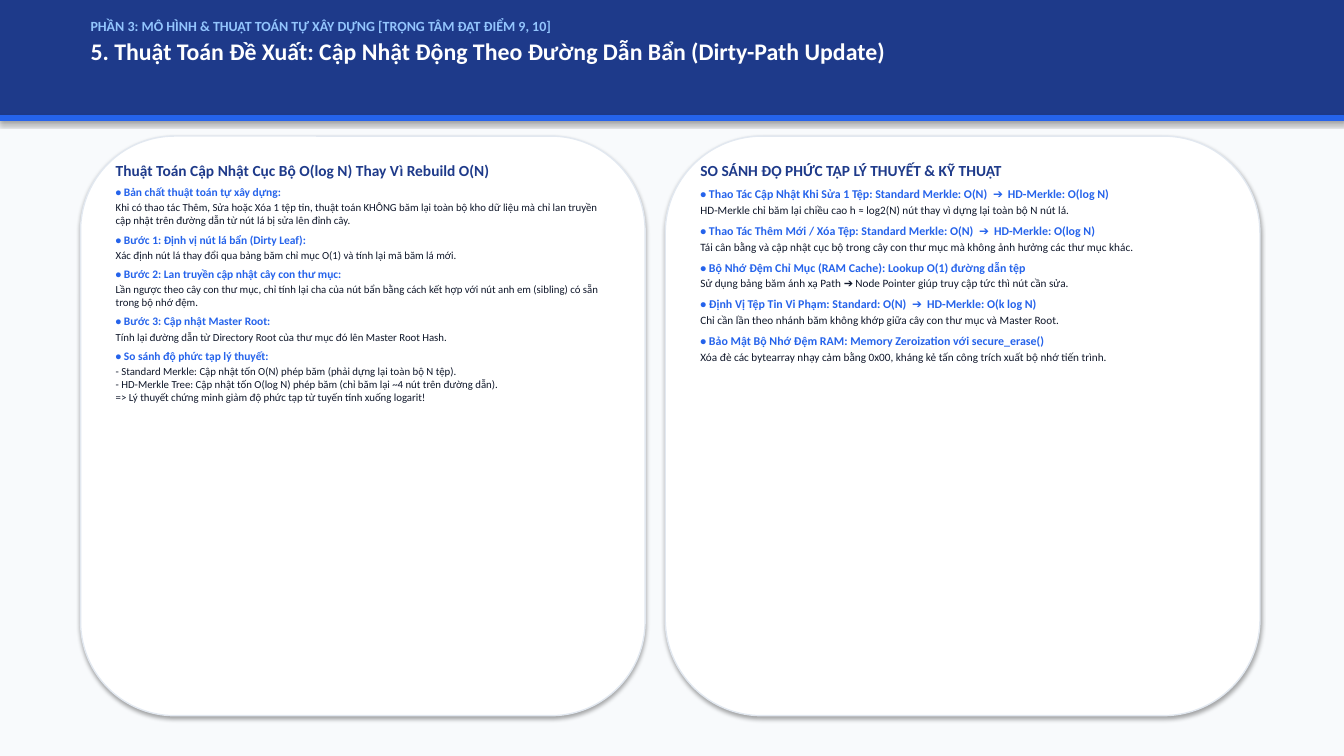
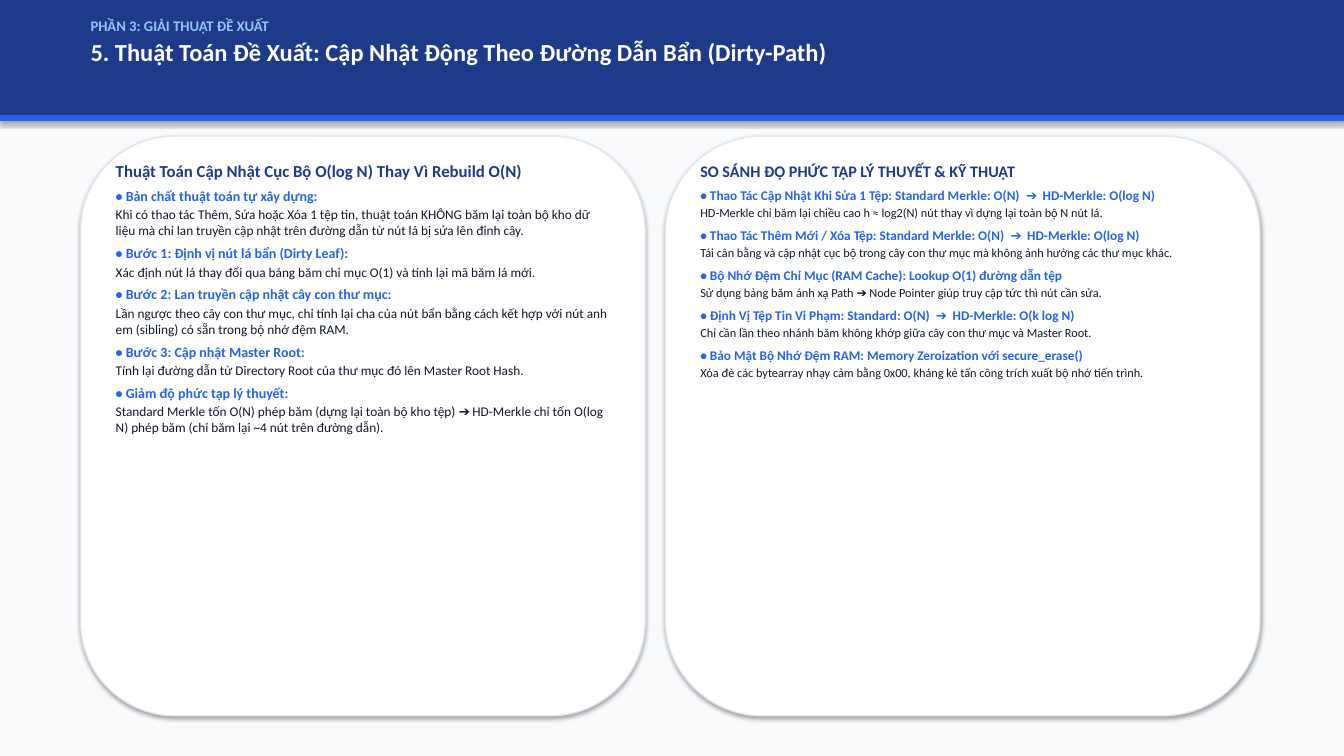
Before and after one commit to kietvo5924/ATBMHTTT_DT005_FileIntegrity, a slide deck: slide 6 of docs/Bao_Cao_Giua_Ky_DT05.pptx. Drawn at 1344x756 pixels with LibreOffice and Linux fonts; fonts in the diff are those of the drawing. Boxes give left, top, right and bottom in pixels: in the first picture for what was removed or moved away, otherwise in the second. Text is boxed around its words. In the diff, an @@ line names an element or a change of style, - is before the commit and + after.

Commit message:
style(slides,script): remove explicit grading point tags, enlarge font sizes, streamline bullet text, and integrate realistic terminal console logs

```diff
--- a/docs/Bao_Cao_Giua_Ky_DT05.pptx
+++ b/docs/Bao_Cao_Giua_Ky_DT05.pptx
@@ text at <box>91,19,827,66</box>: text changed; size 17 to 17.5 pt @@
-PHẦN 3: MÔ HÌNH & THUẬT TOÁN TỰ XÂY DỰNG [TRỌNG TÂM ĐẠT ĐIỂM 9, 10]
-5. Thuật Toán Đề Xuất: Cập Nhật Động Theo Đường Dẫn Bẩn (Dirty-Path Update)
+PHẦN 3: GIẢI THUẬT ĐỀ XUẤT
+5. Thuật Toán Đề Xuất: Cập Nhật Động Theo Đường Dẫn Bẩn (Dirty-Path)
@@ text at <box>116,164,590,378</box>: size 11 to 12 pt in "Thuật Toán Cập Nhật Cục Bộ O(log ..."; size 8.2 to 10 pt in "• Bản chất thuật toán tự xây ...", "• Bước 1: Định vị nút lá ...", "• Bước 2: Lan truyền cập nhật ...", "• Bước 3: Cập nhật Master Root:"; size 7.7 to 9.5 pt in "Khi có thao tác Thêm, Sửa hoặc ...", "Xác định nút lá thay đổi qua ...", "Tính lại đường dẫn từ Directory Root ..." @@
@@ text "SO SÁNH ĐỘ PHỨC TẠP ..." at <box>700,164,1172,379</box>: size 11 to 11.5 pt in "SO SÁNH ĐỘ PHỨC TẠP LÝ THUYẾT ..."; size 8.5 to 9.5 pt in "• Thao Tác Cập Nhật Khi Sửa ...", "• Thao Tác Thêm Mới / Xóa ...", "• Bộ Nhớ Đệm Chỉ Mục (RAM ...", "• Định Vị Tệp Tin Vi Phạm: ..." and 1 more places; size 8 to 8.8 pt in "HD-Merkle chỉ băm lại chiều cao h ...", "Tái cân bằng và cập nhật cục ...", "Sử dụng bảng băm ánh xạ Path ...", "Chỉ cần lần theo nhánh băm không ..." and 1 more places @@
@@ text at <box>116,307,607,337</box>: text changed; size 7.7 to 9.5 pt @@
-Lần ngược theo cây con thư mục, chỉ tính lại cha của nút bẩn bằng cách kết hợp với nút anh em (sibling) có sẵn trong bộ nhớ đệm.
+Lần ngược theo cây con thư mục, chỉ tính lại cha của nút bẩn bằng cách kết hợp với nút anh em (sibling) có sẵn trong bộ nhớ đệm RAM.
@@ text at <box>116,387,603,435</box>: text changed; size 7.7 to 9.5 pt @@
-• So sánh độ phức tạp lý thuyết:
-- Standard Merkle: Cập nhật tốn O(N) phép băm (phải dựng lại toàn bộ N tệp).
-- HD-Merkle Tree: Cập nhật tốn O(log N) phép băm (chỉ băm lại ~4 nút trên đường dẫn).
-=> Lý thuyết chứng minh giảm độ phức tạp từ tuyến tính xuống logarit!
+• Giảm độ phức tạp lý thuyết:
+Standard Merkle tốn O(N) phép băm (dựng lại toàn bộ kho tệp) ➔ HD-Merkle chỉ tốn O(log N) phép băm (chỉ băm lại ~4 nút trên đường dẫn).
```
Also in this commit, not shown: 15 other slides changed, 3 other files.
